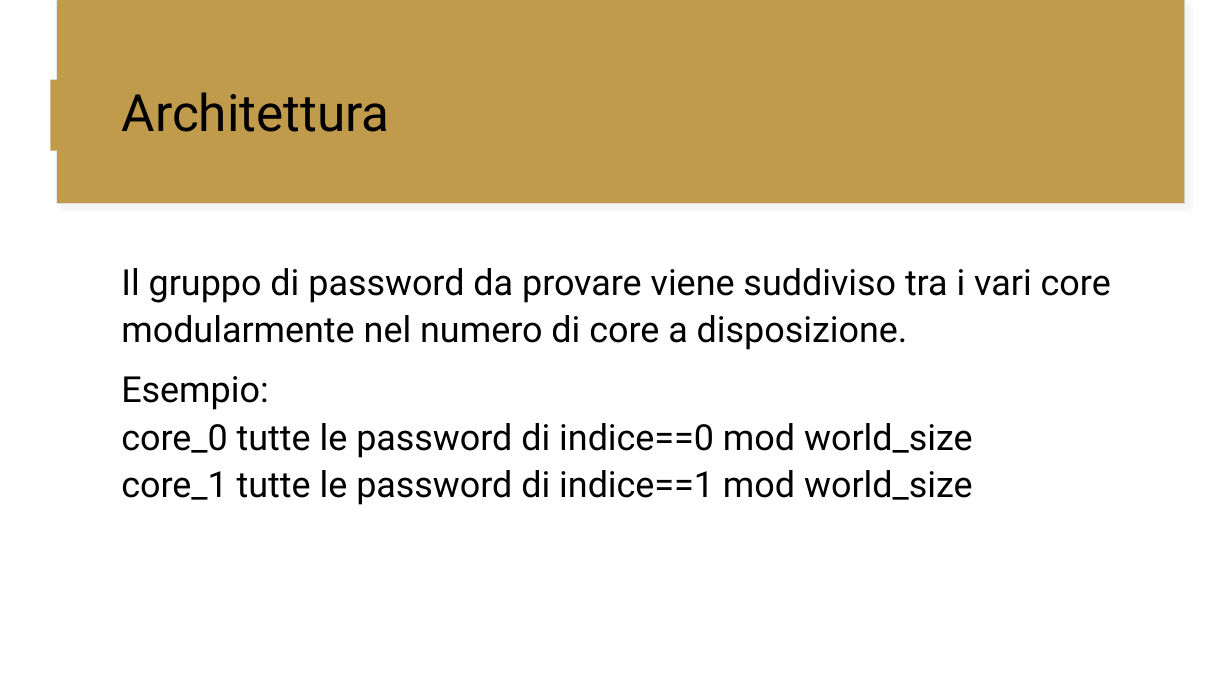
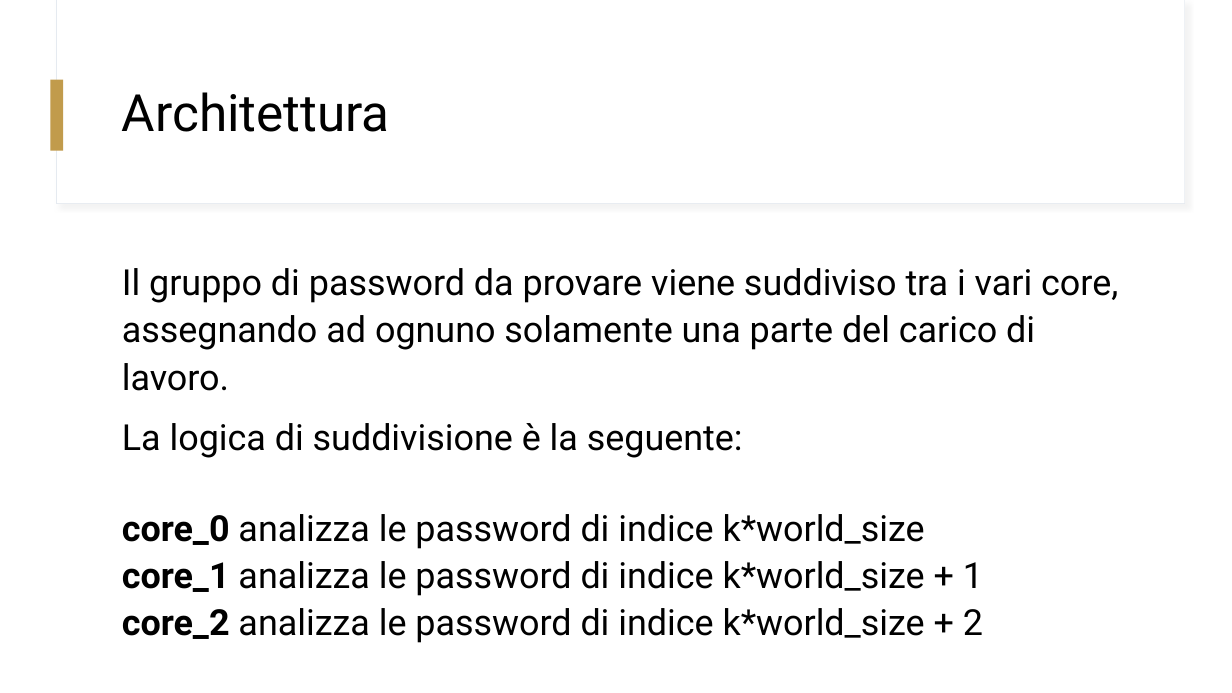
Before and after one commit to GiorgioBelli/npJohn, a slide deck: slide 6 of docs/NPJohn.pptx. Drawn at 1232x693 pixels with LibreOffice and Linux fonts; fonts in the diff are those of the drawing. Boxes give left, top, right and bottom in pixels: in the first picture for what was removed or moved away, otherwise in the second. Text is boxed around its words. In the diff, an @@ line names an element or a change of style, - is before the commit and + after.

```diff
--- a/docs/NPJohn.pptx
+++ b/docs/NPJohn.pptx
@@ rectangle at [56,0,1185,204]: fill #C19B4C to #FFFFFF @@
@@ rectangle at [57,0,1185,203]: fill #C19B4C to #FFFFFF @@
@@ text at [122,268,1118,643]: text changed @@
-Il gruppo di password da provare viene suddiviso tra i vari core modularmente nel numero di core a disposizione.
-Esempio:
-core_0 tutte le password di indice==0 mod world_size
-core_1 tutte le password di indice==1 mod world_size
+Il gruppo di password da provare viene suddiviso tra i vari core, assegnando ad ognuno solamente una parte del carico di lavoro.
+La logica di suddivisione è la seguente:
+core_0 analizza le password di indice k*world_size
+core_1 analizza le password di indice k*world_size + 1
+core_2 analizza le password di indice k*world_size + 2
```
Also in this commit, not shown: 6 other slides changed, 1 slide added, 3 slides removed, 2 other files.
